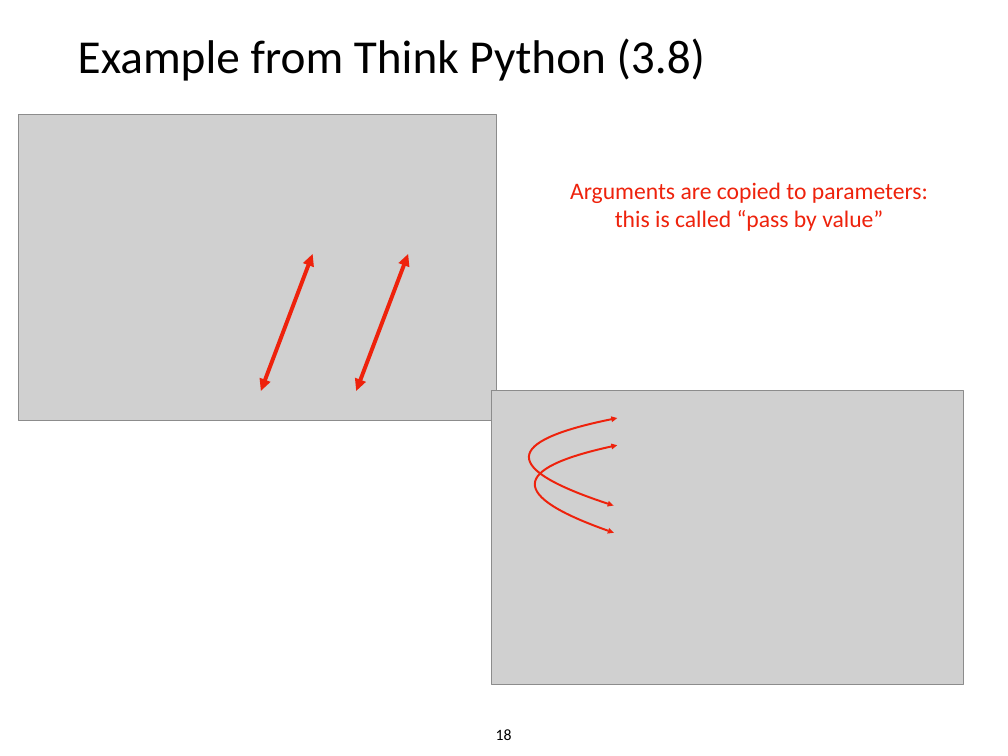
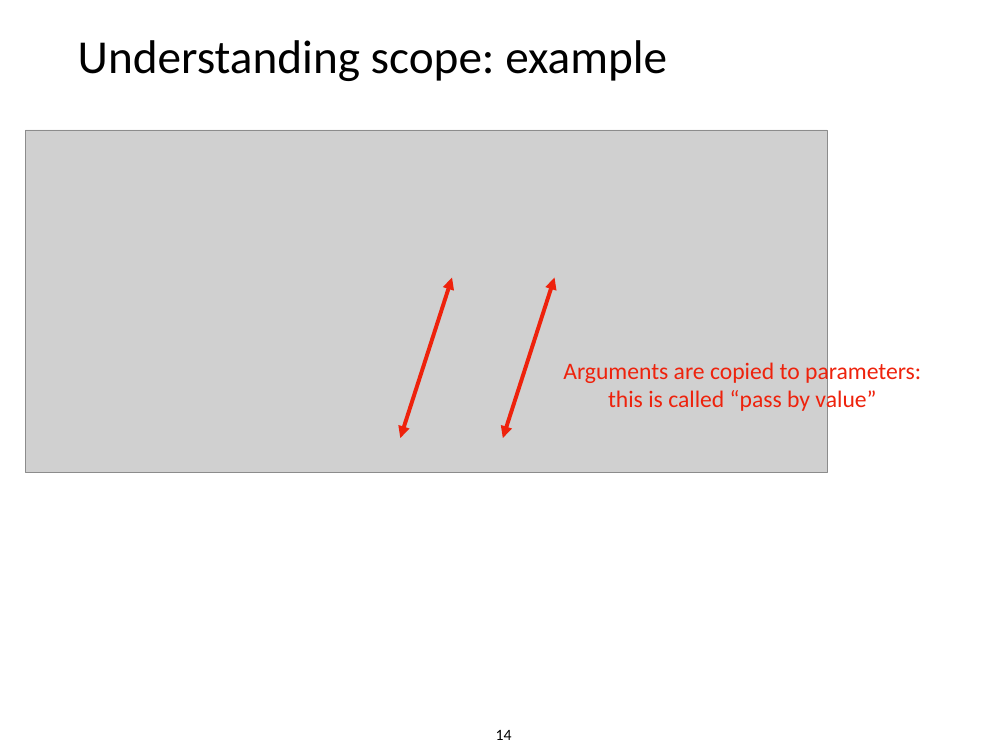
Before and after one commit to tylerharter/caraza-harter-com, a slide deck: slide 14 of tyler/meena/cs220/s22/materials/lecture_ppts/lec_07_S22.ppt (slide 18 before the commit). Drawn at 1008x756 pixels with LibreOffice and Linux fonts; fonts in the diff are those of the drawing; grey boxes stand for pictures. Boxes give left, top, right and bottom in pixels: in the first picture for what was removed or moved away, otherwise in the second. Text is boxed around its words. In the diff, an @@ line names an element or a change of style, - is before the commit and + after.

```diff
--- a/tyler/meena/cs220/s22/materials/lecture_ppts/lec_07_S22.ppt
+++ b/tyler/meena/cs220/s22/materials/lecture_ppts/lec_07_S22.ppt
@@ title at (78, 40, 667, 81): text changed @@
-Example from Think Python (3.8)
+Understanding scope: example
@@ picture: place and size @@
-picture at (18, 115, 496, 420)
+picture at (26, 130, 827, 472)
@@ double arrow moved from (357, 391) - (408, 254) to (401, 438) - (452, 278) @@
@@ double arrow moved from (261, 391) - (313, 254) to (503, 438) - (554, 278) @@
@@ text "Arguments are copied to parameters:" rewrapped from (570, 182, 928, 231) to (563, 359, 921, 414) @@
@@ picture removed at (491, 391, 963, 684) @@
@@ freeform shape removed at (530, 418, 617, 505) @@
@@ freeform shape removed at (536, 445, 617, 532) @@
@@ page number at (496, 730, 512, 740): text changed @@
-18
+14
```
Also in this commit, not shown: 8 other slides changed, 3 slides added, 10 slides removed.
